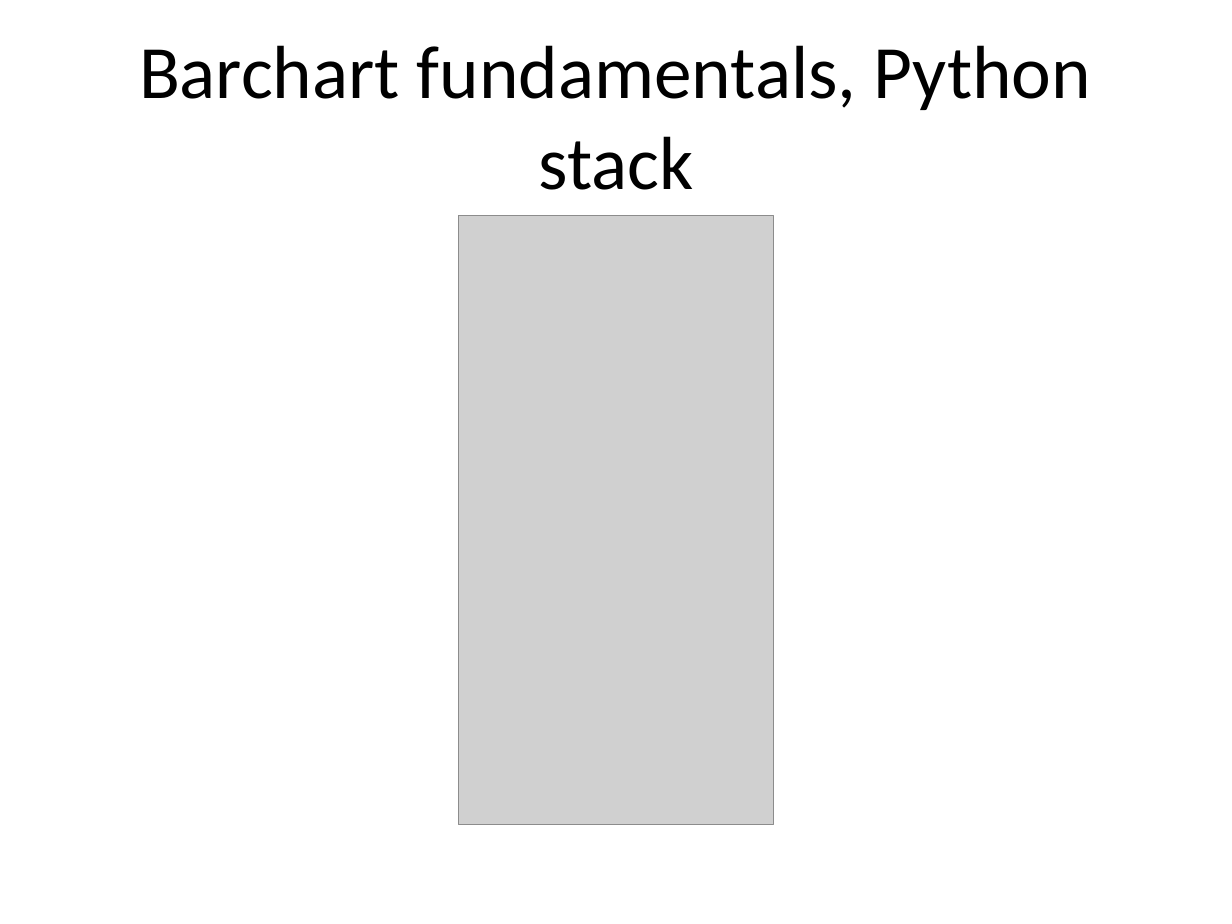
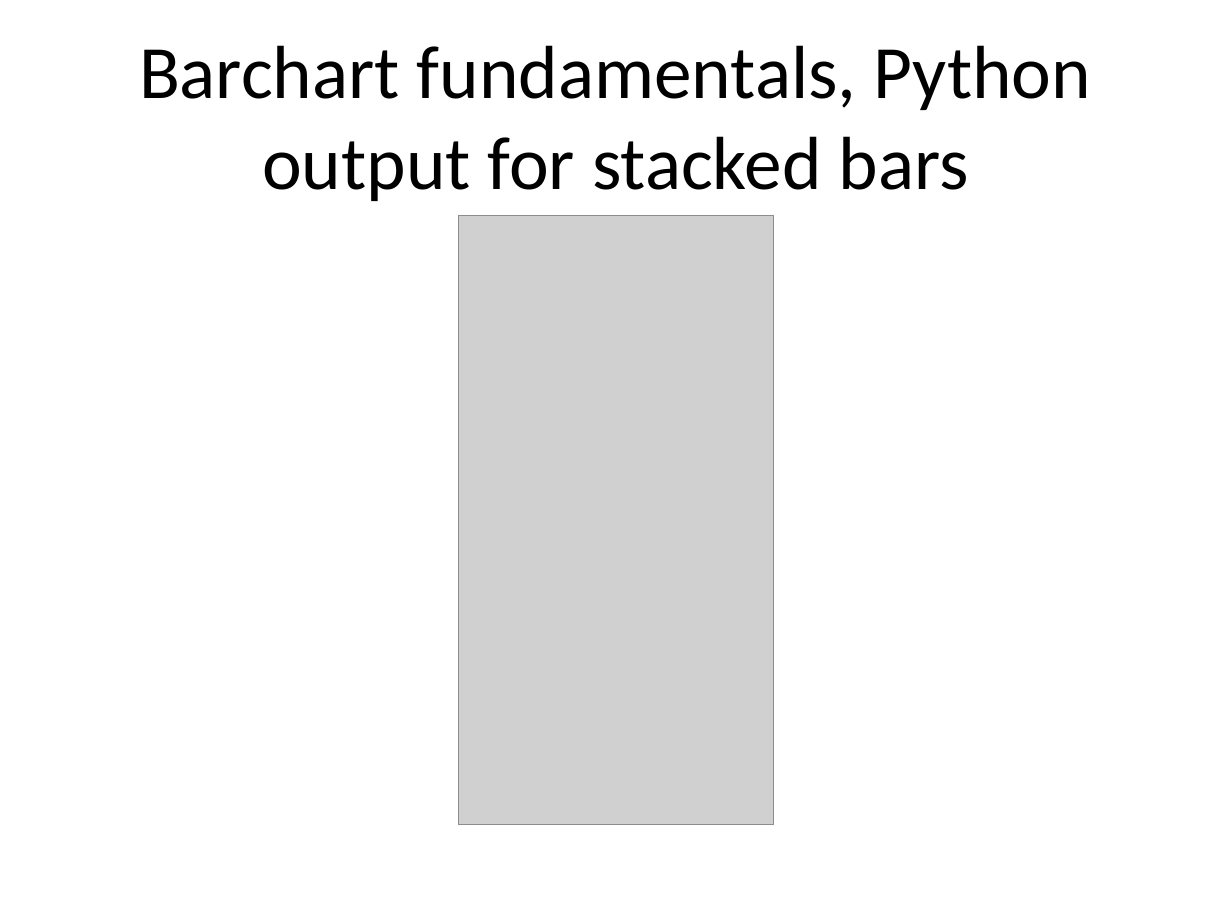
Before and after one commit to pmean/data-visualization, a slide deck: slide 33 of data-viz-02/component/fundamentals.pptx. Drawn at 1232x924 pixels with LibreOffice and Linux fonts; fonts in the diff are those of the drawing; grey boxes stand for pictures. Boxes give left, top, right and bottom in pixels: in the first picture for what was removed or moved away, otherwise in the second. Text is boxed around its words. In the diff, an @@ line names an element or a change of style, - is before the commit and + after.

Commit message:
Dodge and stack in data-viz-02

```diff
--- a/data-viz-02/component/fundamentals.pptx
+++ b/data-viz-02/component/fundamentals.pptx
@@ title at (139, 45, 1092, 201): text changed @@
-Barchart fundamentals, Python stack
+Barchart fundamentals, Python output for stacked bars
```
Also in this commit, not shown: 1 other slide changed, 1 other file.
